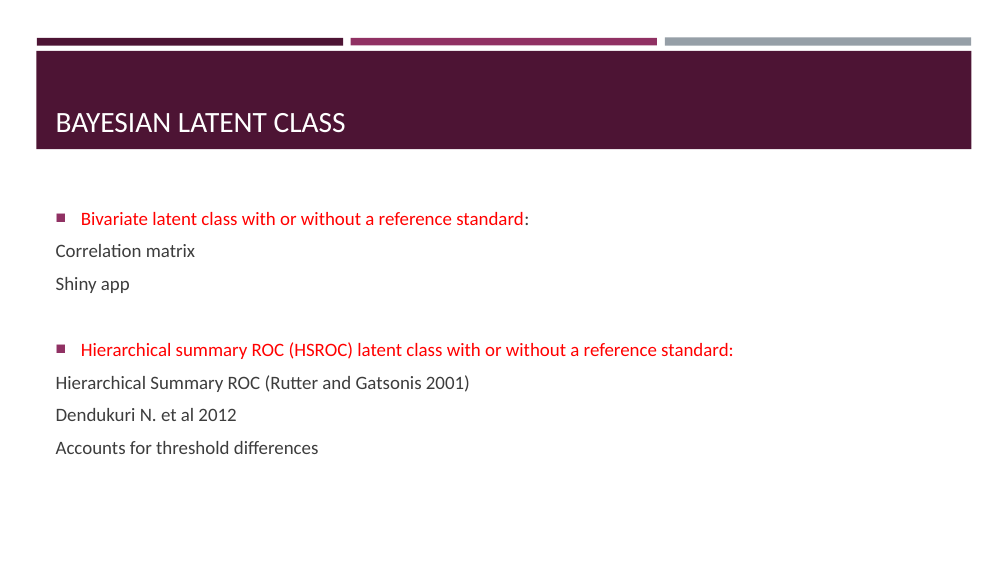
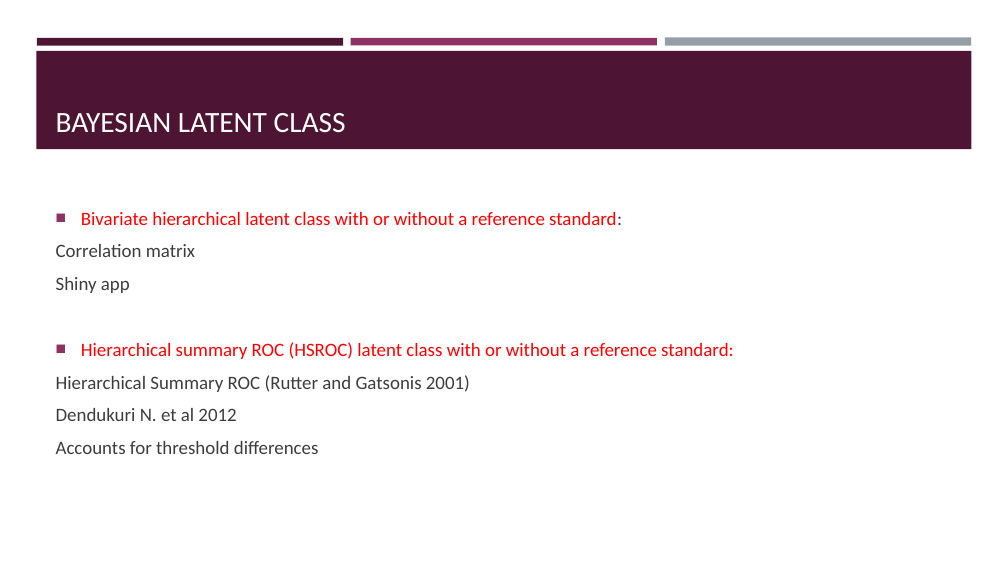
Before and after one commit to LefMel/harmony_larissa_2023, a slide deck: slide 5 of Day2/Meta-Analysis/BAYES_CAMP_HARMONY.pptx. Drawn at 1008x567 pixels with LibreOffice and Linux fonts; fonts in the diff are those of the drawing. Boxes give left, top, right and bottom in pixels: in the first picture for what was removed or moved away, otherwise in the second. Text is boxed around its words. In the diff, an @@ line names an element or a change of style, - is before the commit and + after.

```diff
--- a/Day2/Meta-Analysis/BAYES_CAMP_HARMONY.pptx
+++ b/Day2/Meta-Analysis/BAYES_CAMP_HARMONY.pptx
@@ text at <box>81,212,622,225</box>: text changed @@
-■ Bivariate latent class with or without a reference standard:
+■ Bivariate hierarchical latent class with or without a reference standard:
```
Also in this commit, not shown: 8 other slides changed, 19 other files.
